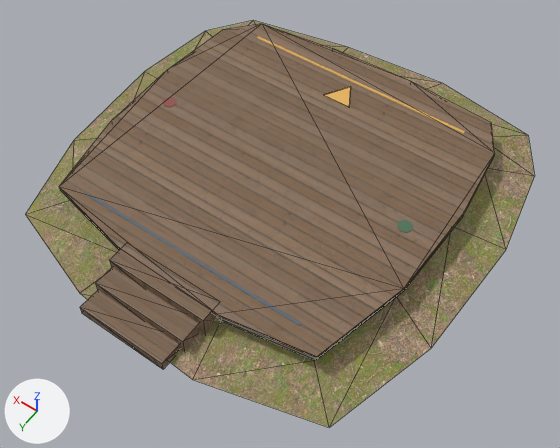
An edit to the glTF model static/models/forest/forest-stage.glb, drawn before and after from the same camera.
Rendered twice from a 50 mm camera at (-5.47, 7.65, 10.74) aimed at (-0.45, 0.62, -0.3). The lights are fixed; the arrows at lower left show +X, +Y and +Z. The older version comes first. Mesh edges are drawn as thin lines on the coarser meshes. Where no turn or scale is listed for an object, it has been applied to the vertices. Vertices at exactly the same position are counted once.

The scene before the commit, as lines of its bpy script (objects in view):
```python
ob_foreststage_contactapron = bpy.data.objects.new('ForestStage_ContactApron', me_foreststage_contactapron_mesh)
ob_foreststage_contactapron.location = (-0.02, -0.03, 0.09)
ob_foreststagecue_downstageline = bpy.data.objects.new('ForestStageCue_DownstageLine', me_cube_003)
ob_foreststagecue_downstageline.location = (0.0, -2.52, 0.56)
ob_foreststagestep_upstage_low_step = bpy.data.objects.new('ForestStageStep_upstage-low-step', me_cube)
ob_foreststagestep_upstage_low_step.location = (0.08, 3.88, 0.09)
# also in view: 'ForestStageStep_upstage-high-step' at (0.0, 3.14, 0.27); 'ForestStageCue_UpstageLine' at (0.0, 2.56, 0.56); 'ForestStage_Platform' at (-0.01, -0.02, 0.5); 'ForestStageStep_upstage-middle-step' at (0.04, 3.5, 0.18)
```
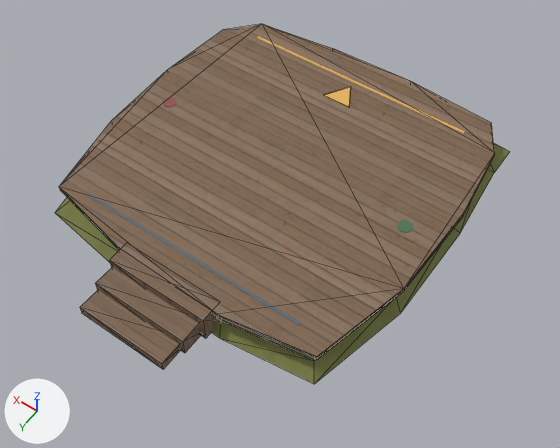
Where the newer file only moved an object's origin or applied its transform, the numbers keep the older frame.

Boxes [x1, y1, x2, y2] around the edits, measured in the pictures (560 x 448 px):
'ForestStage_ContactApron', reshaped
    before: [25, 20, 535, 427]
    after: [55, 144, 509, 384]

What changed in the scene script:
```text
Add img_sparse_grass_roughness:
    img_sparse_grass_roughness = load_image('sparse-grass-roughness', '_unpacked/sparse-grass-roughness', 1536, 1536, 'Non-Color')
Add img_forest_floor_zoned:
    img_forest_floor_zoned = load_image('forest-floor-zoned', '_unpacked/forest-floor-zoned', 1536, 1536, 'sRGB')
Add img_sparse_grass_normal:
    img_sparse_grass_normal = load_image('sparse-grass-normal', '_unpacked/sparse-grass-normal', 1536, 1536, 'Non-Color')
Change mat_foreststage_forestcontact:
    where n2 = _N.new('ShaderNodeTexImage'); n2.name = 'Image Texture'
    n2.image: img_diffuse_001 -> img_forest_floor_zoned
    where n5 = _N.new('ShaderNodeTexImage'); n5.name = 'Image Texture.001'
    n5.image: img_roughness_001 -> img_sparse_grass_roughness
    where n7 = _N.new('ShaderNodeTexImage'); n7.name = 'Image Texture.002'
    n7.image: img_normal_001 -> img_sparse_grass_normal
Change me_foreststage_contactapron_mesh:
    used by ob_foreststage_contactapron; location = (-0.02, -0.03, 0.09)
    remove me_foreststage_contactapron_mesh.from_pydata(...)  # 28 vertices, 28 faces; spans x -4.04..4.04, y -4.05..4.05, z -0.09..0.09
    add me_foreststage_contactapron_mesh.from_pydata(...)  # 28 vertices, 28 faces; spans x -3.24..3.28, y -3.24..3.25, z -0.09..0.09
    me_foreststage_contactapron_mesh part 1
    me_foreststage_contactapron_mesh.vertices[0].co: (-3.2, -3.69, -0.09) -> (-3.1, -3.09, -0.09)  # pixel (528, 135) -> pixel (509, 151)
    me_foreststage_contactapron_mesh.vertices[1].co: (-1.16, -4.05, -0.09) -> (-1.1, -3.24, -0.09)  # pixel (442, 83) -> not seen
    me_foreststage_contactapron_mesh.vertices[4].co: (1.02, -3.89, -0.09) -> (1.0, -3.2, -0.09)  # pixel (348, 47) -> not seen
    me_foreststage_contactapron_mesh.vertices[6].co: (3.22, -3.45, -0.09) -> (3.14, -2.95, -0.09)  # pixel (253, 20) -> not seen
    me_foreststage_contactapron_mesh.vertices[8].co: (3.84, -2.55, -0.09) -> (3.26, -2.32, -0.09)  # pixel (205, 30) -> not seen
    me_foreststage_contactapron_mesh.vertices[10].co: (4.04, -0.79, -0.09) -> (3.28, -0.69, -0.09)  # pixel (144, 71) -> not seen
    me_foreststage_contactapron_mesh.vertices[12].co: (3.82, 1.49, -0.09) -> (3.24, 1.13, -0.09)  # pixel (73, 140) -> not seen
    me_foreststage_contactapron_mesh.vertices[14].co: (3.22, 3.29, -0.09) -> (2.82, 2.96, -0.09)  # pixel (25, 214) -> pixel (54, 212)
    me_foreststage_contactapron_mesh.vertices[16].co: (1.26, 3.93, -0.09) -> (1.14, 3.21, -0.09)  # pixel (79, 293) -> not seen
    me_foreststage_contactapron_mesh.vertices[18].co: (-1.24, 4.05, -0.09) -> (-1.13, 3.25, -0.09)  # pixel (192, 379) -> pixel (219, 338)
    me_foreststage_contactapron_mesh.vertices[20].co: (-3.34, 3.49, -0.09) -> (-2.78, 3.04, -0.09)  # pixel (329, 427) -> pixel (314, 384)
    me_foreststage_contactapron_mesh.vertices[22].co: (-3.92, 1.47, -0.09) -> (-3.21, 1.2, -0.09)  # pixel (431, 348) -> pixel (400, 313)
    me_foreststage_contactapron_mesh.vertices[24].co: (-4.04, -0.95, -0.09) -> (-3.24, -0.81, -0.09)  # pixel (506, 249) -> pixel (460, 233)
    me_foreststage_contactapron_mesh.vertices[26].co: (-3.74, -2.79, -0.09) -> (-3.1, -2.43, -0.09)  # pixel (534, 176) -> pixel (494, 172)
```
